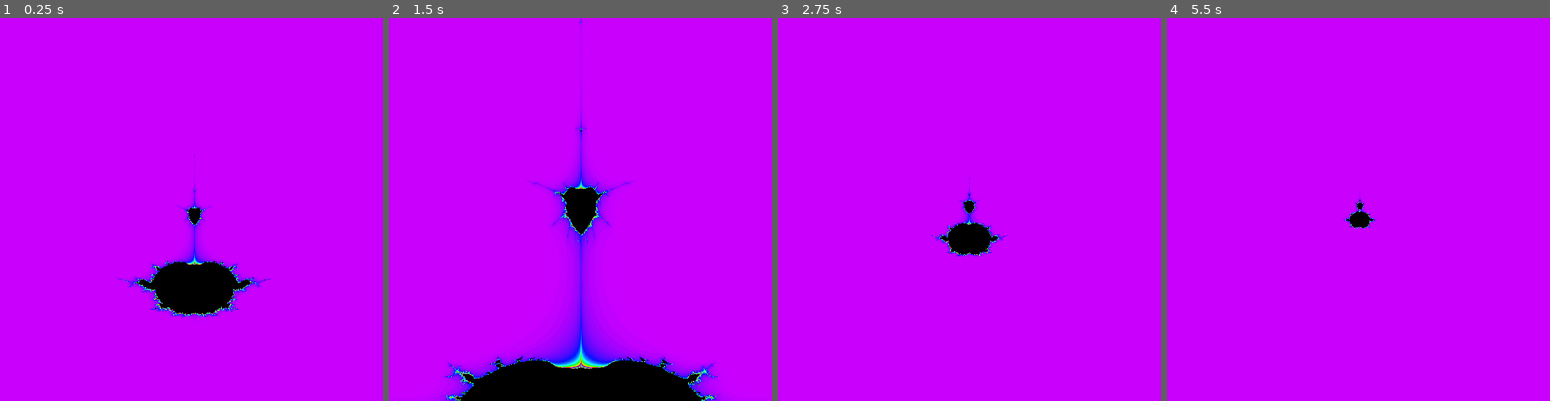
Above: before the commit, frames 1-4 (left to right).
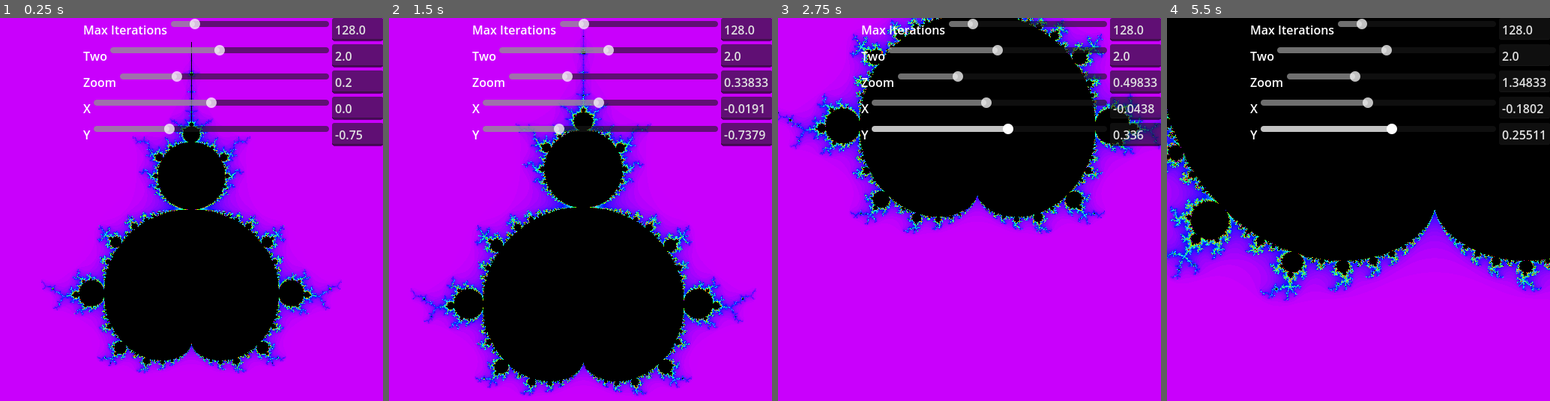
Above: after the commit, the same moments.

Repository: acerix/frastal
Game: Godot game, scene res://canvas.tscn
The game is run twice, just before and just after one commit, with the same random seed, the same clock (stepped at 60 frames per second) and the same inputs.
Inputs (mouse positions are in pixels of both pictures, inside the frame that each line leads up to):
- Up to frame 1 (0.25 s): no input
- Up to frame 2 (1.5 s): move the mouse to (664, 190) at 0.52 s; click (664, 190) at 0.67 s; drag from (503, 228) to (561, 286) at 1.27 s
- Up to frame 3 (2.75 s): move the mouse to (1007, 125) at 2.02 s; click (1007, 125) at 2.17 s
- Up to frame 4 (5.5 s): drag from (1339, 286) to (1243, 152) at 2.77 s; move the mouse to (1473, 266) at 3.52 s; click (1473, 266) at 3.67 s; drag from (1243, 152) to (1301, 113) at 4.27 s; move the mouse to (1377, 209) at 5.02 s; click (1377, 209) at 5.17 s

The runs differ from the first frame. In frame 1, 33% of the frame differs, in the area x 10-100%, y 0-93%; in frame 2, 45%; in frame 3, 42%; in frame 4, 67%, in the area x 0-100%, y 0-75%.

Commit message:
Add controls

Diff:
--- a/project/canvas.gd
+++ b/project/canvas.gd
@@ -1,60 +1,97 @@
 extends ColorRect
 
-func _input(_event):
+@onready var max_iterations_slider = $Controls/MaxIterations
+@onready var two_slider = $Controls/Two
+@onready var zoom_slider = $Controls/Zoom
+@onready var x_slider = $Controls/X
+@onready var y_slider = $Controls/Y
+
+var p = Vector2(0, -0.75)
+var is_dragging = false
+var drag_start_p = Vector2.ZERO
+var drag_start_mouse_pos = Vector2.ZERO
+
+var is_zooming = false
+const ZOOM_SPEED = 0.5
+
+func _input(event):
 	# quit when Esc is pressed
 	if Input.is_action_pressed("ui_cancel"):
 		get_tree().quit()
 
+	if event is InputEventMouseButton:
+		if event.button_index == MOUSE_BUTTON_RIGHT:
+			if get_node("Controls").get_rect().has_point(event.position):
+				return
 
-# target beats per minute (to dance to)
-const target_bpm : float = 140
+			is_dragging = event.is_pressed()
+			if is_dragging:
+				drag_start_p = p
+				drag_start_mouse_pos = event.position
 
-# "seconds per beat"
-const spb : float = 60 / target_bpm
+		if event.button_index == MOUSE_BUTTON_LEFT:
+			if get_node("Controls").get_rect().has_point(event.position):
+				return
+			is_zooming = event.is_pressed()
 
-# position (translation of canvas)
-var p = Vector2(0, -0.75)
+		if event.button_index == MOUSE_BUTTON_WHEEL_UP:
+			handle_zoom(event.position, zoom_slider.get_value() * 0.1)
+		if event.button_index == MOUSE_BUTTON_WHEEL_DOWN:
+			handle_zoom(event.position, zoom_slider.get_value() * -0.1)
 
-# time when the animation started
-var start : float = Time.get_unix_time_from_system()
+	if event is InputEventMagnifyGesture:
+		handle_zoom(event.position, zoom_slider.get_value() * (event.factor - 1.0))
+
+	if event is InputEventMouseMotion and is_dragging:
+		var zoom = zoom_slider.get_value()
+		var viewport_height = get_viewport_rect().size.y
+
+		if viewport_height > 0:
+			var mouse_delta = event.position - drag_start_mouse_pos
+			p = drag_start_p - (mouse_delta / viewport_height) / exp(zoom - 1.25)
+
+			x_slider.set_value(p.x)
+			y_slider.set_value(p.y)
+
+func handle_zoom(mouse_pos, zoom_delta):
+	var zoom_before = zoom_slider.get_value()
+	var zoom_after = zoom_before + zoom_delta
+
+	if zoom_after == zoom_before:
+		return
+
+	var viewport_size = get_viewport_rect().size
+	if viewport_size.y <= 0:
+		return
+
+	var ratio = viewport_size.x / viewport_size.y
+
+	var uv_norm_x = (mouse_pos.x / viewport_size.x - 0.5) * ratio
+	var uv_norm_y = (mouse_pos.y / viewport_size.y - 0.5)
+	var uv_norm = Vector2(uv_norm_x, uv_norm_y)
+
+	var p_before = p
+	var p_after = p_before + uv_norm * (1 / exp(zoom_before - 1.25) - 1 / exp(zoom_after - 1.25))
+
+	p = p_after
+	x_slider.set_value(p.x)
+	y_slider.set_value(p.y)
+	zoom_slider.set_value(zoom_after)
 
 func _process(_delta):
-	var now = Time.get_unix_time_from_system()
+	if is_zooming:
+		handle_zoom(get_viewport().get_mouse_position(), ZOOM_SPEED * _delta)
 
-	# time in seconds since the animation started
-	#var t = now - start
+	p.x = x_slider.get_value()
+	p.y = y_slider.get_value()
 
-	# time in seconds since the Epoch - sync animation with other devices
-	var t = now
-
-	# "current angle in the beat/bar" (goes from zero when the beat starts, to 2π when the next beat starts)
-	var theta = 2 * PI * t / spb
-
-	# functions varying in time with the beat
-	var f1 = 0.7 * sin(theta / 4)
-	var f2 = 1.3 * sin(theta / 16)
-	var f3 = sin(theta / 7)
-	var f4 = 3 * sin(theta / 96)
-
-	# vary zoom level
-	var zoom = (f1 + f2 + f3 + f4) / 2 + sin(theta / 31) / 8
-
-	# vary translation (centre position)
-	p.x = sin(theta / 101) * sin(theta / 103) / 2
-	p.y = -1 + sin(theta / 101) * sin(theta / 104) / 2 + sin(theta) / 32
-
-	# vary the value of "²" in "z ↦ z²+c"
-	var tiq = 2 + f2 + tan(theta / 255) # 2.0 = mandelbrot set
-	#var tiq = 4.5 + f2 + tan(theta / 128) # 4.5 = stayin' alive 💗
-
-	# vary the number of calculation iterations before bailing
-	var iteration_limit = 512 + roundi(512 * cos(theta / 256))
+	var viewport_size = get_viewport_rect().size
+	if viewport_size.y > 0:
+		var ratio = viewport_size.x / viewport_size.y
+		$".".material.set("shader_parameter/ratio", ratio)
 
 	# update shader params
 	$".".material.set("shader_parameter/position", p)
-	$".".material.set("shader_parameter/zoom", zoom)
-	$".".material.set("shader_parameter/tiq", tiq)
-	$".".material.set("shader_parameter/iteration_limit", iteration_limit)
-
-	#print('"2" = ', tiq)
-	#print('"its" = ', iteration_limit)
+	$".".material.set("shader_parameter/zoom", zoom_slider.get_value())
+	$".".material.set("shader_parameter/tiq", two_slider.get_value())
+	$".".material.set("shader_parameter/iteration_limit", max_iterations_slider.get_value())
--- a/project/canvas.gdshader
+++ b/project/canvas.gdshader
@@ -1,10 +1,10 @@
 shader_type canvas_item;
 
 uniform vec2 position = vec2(0, -0.75);
-uniform float zoom: hint_range(0, 15) = 0.2;
+uniform float zoom: hint_range(-5, 15) = 0.2;
 uniform float ratio = 1;
 uniform float tiq = 2.0; // two, "in quotes"... the "²" in "z ↦ z²+c"
-uniform int iteration_limit = 64;
+uniform int iteration_limit = 128;
 uniform sampler2D palette_image;
 
 // gpu reaches 100% around 500, when mandeldude goes big on the screen
--- a/project/canvas.tscn
+++ b/project/canvas.tscn
@@ -1,8 +1,9 @@
-[gd_scene load_steps=5 format=3 uid="uid://bb46dd2vh0my8"]
+[gd_scene load_steps=6 format=3 uid="uid://bb46dd2vh0my8"]
 
 [ext_resource type="Shader" uid="uid://2uefhgdf31op" path="res://canvas.gdshader" id="1_kjx0r"]
 [ext_resource type="Texture2D" uid="uid://d23y65wyq2wah" path="res://pallete.png" id="2_15w7l"]
 [ext_resource type="Script" uid="uid://cra7dc8n20wyj" path="res://canvas.gd" id="3_n3t7b"]
+[ext_resource type="PackedScene" uid="uid://bpopfi0rmu2b3" path="res://slider_input.tscn" id="4_z8w1f"]
 
 [sub_resource type="ShaderMaterial" id="ShaderMaterial_be7m5"]
 shader = ExtResource("1_kjx0r")
@@ -25,3 +26,50 @@
 color = Color(0.411765, 0, 0.411765, 1)
 script = ExtResource("3_n3t7b")
 metadata/_edit_lock_ = true
+
+[node name="Controls" type="VBoxContainer" parent="."]
+layout_mode = 1
+anchors_preset = 1
+anchor_left = 1.0
+anchor_right = 1.0
+offset_left = -400.0
+offset_bottom = 150.0
+grow_horizontal = 0
+
+[node name="MaxIterations" parent="Controls" instance=ExtResource("4_z8w1f")]
+layout_mode = 2
+label = "Max Iterations"
+min_value = 1.0
+max_value = 1024.0
+step = 1.0
+value = 128.0
+
+[node name="Two" parent="Controls" instance=ExtResource("4_z8w1f")]
+layout_mode = 2
+label = "Two"
+min_value = -666.0
+max_value = 666.0
+step = 0.001
+value = 2.0
+
+[node name="Zoom" parent="Controls" instance=ExtResource("4_z8w1f")]
+layout_mode = 2
+label = "Zoom"
+min_value = -5.0
+max_value = 15.0
+value = 0.2
+
+[node name="X" parent="Controls" instance=ExtResource("4_z8w1f")]
+layout_mode = 2
+label = "X"
+min_value = -2.0
+max_value = 2.0
+step = 0.001
+
+[node name="Y" parent="Controls" instance=ExtResource("4_z8w1f")]
+layout_mode = 2
+label = "Y"
+min_value = -2.0
+max_value = 2.0
+step = 0.001
+value = -0.75
--- a/project/project.godot
+++ b/project/project.godot
@@ -13,7 +13,7 @@
 config/name="frastal"
 config/version="0.4.2"
 config/tags=PackedStringArray("shader", "template")
-run/main_scene="res://canvas.tscn"
+run/main_scene="uid://bb46dd2vh0my8"
 config/features=PackedStringArray("4.5", "Forward Plus")
 boot_splash/bg_color=Color(0.411765, 0, 0.411765, 1)
 boot_splash/show_image=false
@@ -33,7 +33,6 @@
 
 window/size/viewport_width=511
 window/size/viewport_height=511
-window/size/mode=3
 window/stretch/aspect="expand"
 window/vsync/vsync_mode=0
 
--- /dev/null
+++ b/project/slider_input.gd
@@ -0,0 +1,44 @@
+extends HBoxContainer
+
+@export var label: String = "Label"
+@export var min_value: float = 0.0
+@export var max_value: float = 100.0
+@export var step: float = 0.01
+@export var value: float = 0.0
+
+@onready var label_node = $Label
+@onready var slider_node = $HSlider
+@onready var line_edit_node = $LineEdit
+
+func _ready():
+	label_node.text = label
+	slider_node.min_value = min_value
+	slider_node.max_value = max_value
+	slider_node.step = step
+	slider_node.value = value
+	line_edit_node.text = str(value)
+
+	slider_node.value_changed.connect(_on_slider_changed)
+	line_edit_node.text_submitted.connect(_on_line_edit_submitted)
+
+func _on_slider_changed(new_value):
+	line_edit_node.text = str(new_value)
+	value = new_value
+
+func _on_line_edit_submitted(new_text):
+	slider_node.value = float(new_text)
+	value = float(new_text)
+
+func get_value() -> float:
+
+	return value
+
+
+
+func set_value(new_value):
+
+	value = new_value
+
+	slider_node.value = new_value
+
+	line_edit_node.text = str(new_value)
--- /dev/null
+++ b/project/slider_input.tscn
@@ -0,0 +1,17 @@
+[gd_scene load_steps=2 format=3 uid="uid://bpopfi0rmu2b3"]
+
+[ext_resource type="Script" uid="uid://bop22otirx56s" path="res://slider_input.gd" id="1_abcde"]
+
+[node name="SliderInput" type="HBoxContainer"]
+script = ExtResource("1_abcde")
+
+[node name="Label" type="Label" parent="."]
+layout_mode = 2
+text = "Label"
+
+[node name="HSlider" type="HSlider" parent="."]
+layout_mode = 2
+size_flags_horizontal = 3
+
+[node name="LineEdit" type="LineEdit" parent="."]
+layout_mode = 2
Not shown, added: project/slider_input.gd.uid
Not shown, added: GEMINI.md
